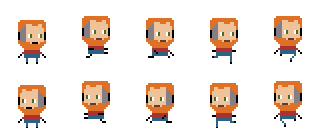
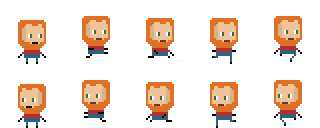
Comparing the layer stacks of the two 320 × 128 images. Changes:
painted on "andreh2" over [18, 22, 302, 42]
painted on "andreh" over [18, 28, 302, 127]
